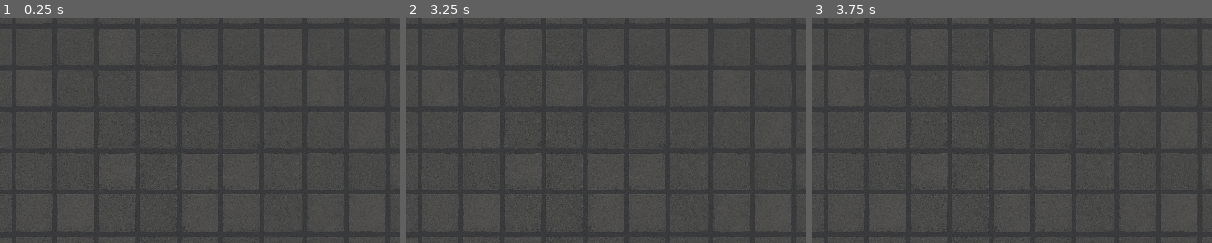
Above: before the commit, frames 1-3 (left to right).
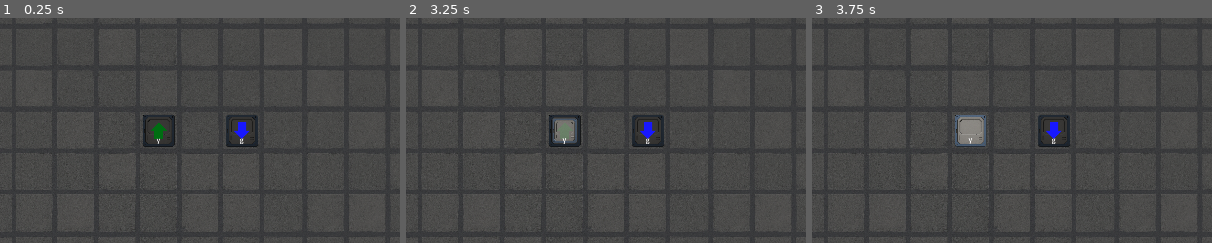
Above: after the commit, the same moments.

Repository: seriousdev-gh/automation-game
Game: Godot game, scene res://scenes/main.tscn
The game is run twice, just before and just after one commit, with the same random seed, the same clock (stepped at 60 frames per second) and the same inputs.
Inputs:
- Up to frame 1 (0.25 s): no input
- Up to frame 2 (3.25 s): click "Load" at 0.5 s; click "Save" at 1.25 s; click "Stop" at 2 s; click "Start" at 2.75 s
- Up to frame 3 (3.75 s): click "Start" at 3.5 s
The pictures show only the part of the screen within x 32-82%, y 12-62%; the shares and areas given below are measured in that part.

The runs differ from the first frame. In frame 1, 1.4% of the frame differs, in the area x 35-65%, y 43-58%; in frame 2, 1.6%; in frame 3, 1.7%.

Commit message:
add item inputs and outputs

Diff:
--- a/entities/assembler/assembler.tscn
+++ b/entities/assembler/assembler.tscn
@@ -10,7 +10,7 @@
 
 [sub_resource type="CircleShape2D" id="CircleShape2D_yngo0"]
 
-[node name="Assembler" type="Node2D"]
+[node name="Assembler" type="Node2D" groups=["saveable"]]
 z_index = 4
 script = ExtResource("1_wltfe")
 
--- a/entities/bot/bot.gd
+++ b/entities/bot/bot.gd
@@ -79,6 +79,7 @@
 		"grab": grab_item()
 		"release":
 			if held_item:
+				held_item.set_state_free()
 				held_item.snapToGrid()
 				held_item = null
 		"wait": pass
@@ -128,8 +129,12 @@
 	if !target:
 		return
 
+	if !target.is_free():
+		return
+
 	held_item = target
-	grab_rotation = global_rotation - target.global_rotation
+	grab_rotation = global_rotation - held_item.global_rotation
+	held_item.set_state_held()
 
 func _process(_delta):
 	if held_item:
--- a/entities/bot/bot.tscn
+++ b/entities/bot/bot.tscn
@@ -9,7 +9,7 @@
 [sub_resource type="CircleShape2D" id="CircleShape2D_x15n6"]
 radius = 41.1947
 
-[node name="bot" type="Node2D"]
+[node name="bot" type="Node2D" groups=["saveable"]]
 z_index = 5
 script = ExtResource("1_qpkb6")
 metadata/_edit_vertical_guides_ = [-50.0]
--- a/entities/item/item.gd
+++ b/entities/item/item.gd
@@ -1,9 +1,16 @@
 extends Node2D
+
+enum {Spawning,Free,Held}
 
 var attachedItems: Array[ItemAttachmentPoint] = []
 
 var starting_position: Vector2
 var starting_rotation: float
+var item_type: String
+var state
+
+# TODO: rename
+var tween_temp: Tween = null
 
 func kind() -> String:
 	return "items"
@@ -14,6 +21,8 @@
 func start_init() -> void:
 	starting_position = global_position.snapped(Vector2(100.0, 100.0))
 	starting_rotation = global_rotation
+	$Label.text = item_type
+	state = Spawning
 
 func reset() -> void:
 	global_position = starting_position
@@ -55,6 +64,43 @@
 	for item in attachedItems:
 		item.node.snapToGrid(updated)
 
+func animate_input(dt):
+	if tween_temp:
+		tween_temp.kill()
+
+	dt = dt * 0.8
+
+	var initial_scale = $Sprite.scale
+	var initial_modulate = $Sprite.modulate
+	$Sprite.scale = Vector2(0.04, 0.04)
+	$Sprite.modulate = Color(1.0, 1.0, 1.0, 0.5)
+	tween_temp = get_tree().create_tween()
+	tween_temp.tween_property($Sprite, "scale", initial_scale, dt)
+	tween_temp.parallel().tween_property($Sprite, "modulate", initial_modulate, dt)
+	tween_temp.tween_callback(set_state_free)
+
+func animate_output(dt):
+	if tween_temp:
+		tween_temp.kill()
+
+	dt = dt * 0.8
+
+	$Area2D.queue_free()
+
+	tween_temp = get_tree().create_tween()
+	tween_temp.tween_property($Sprite, "scale", Vector2(0.04, 0.04), dt)
+	tween_temp.parallel().tween_property($Sprite, "modulate", Color(1.0, 1.0, 1.0, 0.0), dt)
+	tween_temp.tween_callback(queue_free)
+
+func set_state_held():
+	state = Held
+
+func set_state_free():
+	state = Free
+
+func is_free() -> bool:
+	return state == Free
+
 func save():
 	# TODO: save attachedItems
 	return {
--- a/entities/item/item.tscn
+++ b/entities/item/item.tscn
@@ -10,15 +10,10 @@
 z_index = 10
 script = ExtResource("1_6woft")
 
-[node name="ItemCrate" type="Sprite2D" parent="."]
+[node name="Sprite" type="Sprite2D" parent="."]
 texture_filter = 2
 scale = Vector2(0.08, 0.08)
 texture = ExtResource("2_6woft")
-
-[node name="Polygon2D" type="Polygon2D" parent="."]
-z_index = 3
-position = Vector2(-5, -39)
-polygon = PackedVector2Array(0, 10, 10, 10, 10, 0, 0, 0)
 
 [node name="Area2D" type="Area2D" parent="." groups=["draggable", "dynamic_item", "joinable"]]
 collision_layer = 3
@@ -26,4 +21,12 @@
 [node name="CollisionShape2D" type="CollisionShape2D" parent="Area2D"]
 shape = SubResource("RectangleShape2D_f61xm")
 
+[node name="Label" type="Label" parent="."]
+offset_left = -20.0
+offset_top = 9.0
+offset_right = 20.0
+offset_bottom = 32.0
+text = "A"
+horizontal_alignment = 1
+
 [connection signal="area_entered" from="Area2D" to="." method="_on_area_2d_area_entered"]
--- /dev/null
+++ b/entities/item/item_output.gd
@@ -0,0 +1,42 @@
+extends Node2D
+
+@export var expected_item_kind: String
+
+func _ready() -> void:
+	start_init()
+
+func start_init():
+	$Label.text = expected_item_kind
+
+func reset():
+	pass
+
+func cycle(dt):
+	for area in $Area2D.get_overlapping_areas():
+		var node = area.get_parent()
+		if node.kind() != "items":
+			continue
+
+		if node.item_type == expected_item_kind && node.is_free():
+			node.animate_output(dt)
+
+func kind() -> String:
+	return "item_spawns"
+
+func snapToGrid():
+	global_position = global_position.snapped(Vector2(100.0, 100.0))
+
+func save():
+	return {
+		"filename" : get_scene_file_path(),
+		"parent" : get_parent().get_path(),
+		"pos_x" : position.x,
+		"pos_y" : position.y,
+		"rotation": rotation,
+		"expected_item_kind": expected_item_kind,
+	}
+
+
+func load_from(data):
+	expected_item_kind = data["expected_item_kind"]
+	start_init()
--- /dev/null
+++ b/entities/item/item_output.tscn
@@ -0,0 +1,34 @@
+[gd_scene load_steps=4 format=3 uid="uid://cdpdr0a2ygbau"]
+
+[ext_resource type="Script" uid="uid://jqkcxuqi6g40" path="res://entities/item/item_output.gd" id="1_6feh6"]
+[ext_resource type="Texture2D" uid="uid://yiosajlnn273" path="res://entities/item/panel.png" id="1_avegn"]
+
+[sub_resource type="RectangleShape2D" id="RectangleShape2D_avegn"]
+size = Vector2(71, 72)
+
+[node name="ItemOutput" type="Node2D" groups=["item_outputs", "saveable"]]
+script = ExtResource("1_6feh6")
+
+[node name="Panel" type="Sprite2D" parent="."]
+modulate = Color(0.41, 0.41, 0.41, 1)
+scale = Vector2(0.08, 0.08)
+texture = ExtResource("1_avegn")
+
+[node name="Polygon2D" type="Polygon2D" parent="."]
+rotation = 3.14159
+color = Color(0.0954051, 0.098023, 1, 1)
+polygon = PackedVector2Array(-10, 20, 10, 20, 10, 0, 20, 0, 0, -20, -20, 0, -10, 0)
+
+[node name="Area2D" type="Area2D" parent="." groups=["draggable"]]
+visible = false
+
+[node name="CollisionShape2D" type="CollisionShape2D" parent="Area2D"]
+shape = SubResource("RectangleShape2D_avegn")
+
+[node name="Label" type="Label" parent="."]
+offset_left = -20.0
+offset_top = 10.0
+offset_right = 20.0
+offset_bottom = 33.0
+text = "B"
+horizontal_alignment = 1
--- a/entities/item/item_spawn.gd
+++ b/entities/item/item_spawn.gd
@@ -1,19 +1,25 @@
 extends Node2D
 
 @export var item_scene: PackedScene
+@export var item_kind: String # TODO: rename to something else
+
+func _ready() -> void:
+	start_init()
 
 func start_init():
-	pass
+	$Label.text = item_kind
 
 func reset():
 	pass
 
-func cycle(_dt):
+func cycle(dt):
 	if $Area2D.get_overlapping_areas().is_empty():
 		var new_node = item_scene.instantiate()
 		new_node.global_position = global_position
 		new_node.global_rotation = global_rotation
+		new_node.item_type = item_kind
 		get_tree().get_root().get_node("main/items").add_child(new_node)
+		new_node.animate_input(dt)
 
 func kind() -> String:
 	return "item_spawns"
@@ -29,7 +35,10 @@
 		"pos_y" : position.y,
 		"rotation": rotation,
 		"item_scene" : item_scene.get_path(),
+		"item_kind": item_kind,
 	}
 
 func load_from(data):
 	item_scene = load(data["item_scene"])
+	item_kind = data["item_kind"]
+	start_init()
--- a/entities/item/item_spawn.tscn
+++ b/entities/item/item_spawn.tscn
@@ -6,7 +6,7 @@
 [sub_resource type="RectangleShape2D" id="RectangleShape2D_r8n5a"]
 size = Vector2(71, 72)
 
-[node name="ItemSpawn" type="Node2D"]
+[node name="ItemSpawn" type="Node2D" groups=["item_inputs", "saveable"]]
 z_index = 1
 script = ExtResource("1_r8n5a")
 
@@ -15,7 +15,20 @@
 scale = Vector2(0.08, 0.08)
 texture = ExtResource("1_ds6p5")
 
+[node name="Polygon2D" type="Polygon2D" parent="."]
+color = Color(0, 0.43, 0.0716666, 1)
+polygon = PackedVector2Array(-10, 20, 10, 20, 10, 0, 20, 0, 0, -20, -20, 0, -10, 0)
+
 [node name="Area2D" type="Area2D" parent="." groups=["draggable"]]
+visible = false
 
 [node name="CollisionShape2D" type="CollisionShape2D" parent="Area2D"]
 shape = SubResource("RectangleShape2D_r8n5a")
+
+[node name="Label" type="Label" parent="."]
+offset_left = -20.0
+offset_top = 10.0
+offset_right = 20.0
+offset_bottom = 33.0
+text = "A"
+horizontal_alignment = 1
--- /dev/null
+++ b/levels/level1.tscn
@@ -0,0 +1,16 @@
+[gd_scene load_steps=4 format=3 uid="uid://dex7htgvjf0wv"]
+
+[ext_resource type="PackedScene" uid="uid://b7liicvn3jssj" path="res://entities/item/item_spawn.tscn" id="1_sjb42"]
+[ext_resource type="PackedScene" uid="uid://dl7of4uhgf2xp" path="res://entities/item/item.tscn" id="2_b3oru"]
+[ext_resource type="PackedScene" uid="uid://cdpdr0a2ygbau" path="res://entities/item/item_output.tscn" id="2_pdtm5"]
+
+[node name="Level1" type="Node2D"]
+
+[node name="ItemSpawn" parent="." instance=ExtResource("1_sjb42")]
+position = Vector2(-50, 50)
+item_scene = ExtResource("2_b3oru")
+item_kind = "γ"
+
+[node name="ItemOutput" parent="." instance=ExtResource("2_pdtm5")]
+position = Vector2(150, 50)
+expected_item_kind = "g"
--- a/project.godot
+++ b/project.godot
@@ -29,3 +29,21 @@
 
 draggable=""
 dynamic_item="Items that could move and collide. COllision between two dynamic items is not allowed."
+item_inputs="Objects that generate items"
+item_outputs="Objects that consume items"
+saveable=""
+
+[input]
+
+rotate_cw={
+"deadzone": 0.2,
+"events": [Object(InputEventKey,"resource_local_to_scene":false,"resource_name":"","device":-1,"window_id":0,"alt_pressed":false,"shift_pressed":false,"ctrl_pressed":false,"meta_pressed":false,"pressed":false,"keycode":0,"physical_keycode":69,"key_label":0,"unicode":101,"location":0,"echo":false,"script":null)
+, Object(InputEventMouseButton,"resource_local_to_scene":false,"resource_name":"","device":-1,"window_id":0,"alt_pressed":false,"shift_pressed":false,"ctrl_pressed":false,"meta_pressed":false,"button_mask":16,"position":Vector2(434, 33),"global_position":Vector2(453, 129),"factor":1.0,"button_index":5,"canceled":false,"pressed":true,"double_click":false,"script":null)
+]
+}
+rotate_ccw={
+"deadzone": 0.2,
+"events": [Object(InputEventKey,"resource_local_to_scene":false,"resource_name":"","device":-1,"window_id":0,"alt_pressed":false,"shift_pressed":false,"ctrl_pressed":false,"meta_pressed":false,"pressed":false,"keycode":0,"physical_keycode":81,"key_label":0,"unicode":113,"location":0,"echo":false,"script":null)
+, Object(InputEventMouseButton,"resource_local_to_scene":false,"resource_name":"","device":-1,"window_id":0,"alt_pressed":false,"shift_pressed":false,"ctrl_pressed":false,"meta_pressed":false,"button_mask":8,"position":Vector2(996, 45),"global_position":Vector2(1015, 141),"factor":1.0,"button_index":4,"canceled":false,"pressed":true,"double_click":false,"script":null)
+]
+}
--- a/scenes/main.gd
+++ b/scenes/main.gd
@@ -160,8 +160,15 @@
 		if dragged_node.has_method("updateAttachedTransformsSelf"):
 			dragged_node.updateAttachedTransformsSelf()
 
+		if Input.is_action_just_pressed("rotate_ccw"):
+			dragged_node.rotation_degrees -= 90
+
+		if Input.is_action_just_pressed("rotate_cw"):
+			dragged_node.rotation_degrees += 90
+
 	if selected_node:
 		$Selection.global_position = selected_node.global_position + Vector2.UP * 50
+
 
 
 func _on_code_edit_text_changed() -> void:
@@ -202,58 +209,12 @@
 
 func _on_save_button_pressed() -> void:
 	if Globals.is_stopped():
-		save_game("level")
-
-func save_game(file: String):
-	var content = []
-
-	for node in simulation_nodes():
-		if node.scene_file_path.is_empty():
-			print("persistent node '%s' is not an instanced scene, skipped" % node.name)
-			continue
-		var node_data = node.call("save")
-		var json_string = JSON.stringify(node_data)
-		content.push_back(json_string)
-
-	var save_file = FileAccess.open("user://" + file + ".json", FileAccess.WRITE)
-
-	for line in content:
-		save_file.store_line(line)
-
-func load_game(file: String):
-	var path = "user://" + file + ".json"
-	if not FileAccess.file_exists(path):
-		print("Savefile not found. Path: ", path)
-		return # Error! We don't have a save to load.
-
-	for node in simulation_nodes():
-		node.queue_free()
-
-	var save_file = FileAccess.open(path, FileAccess.READ)
-	while save_file.get_position() < save_file.get_length():
-		var json_string = save_file.get_line()
-		var json = JSON.new()
-		var parse_result = json.parse(json_string)
-		if not parse_result == OK:
-			print("JSON Parse Error: ", json.get_error_message(), " in ", json_string, " at line ", json.get_error_line())
-			continue
-
-		var node_data = json.data
-
-		var new_object = load(node_data["filename"]).instantiate()
-		get_node(node_data["parent"]).add_child(new_object)
-		new_object.position = Vector2(node_data["pos_x"], node_data["pos_y"])
-		new_object.rotation = node_data["rotation"]
-
-		if new_object.has_method("load_from"):
-			new_object.load_from(node_data)
-
-func simulation_nodes():
-	return $bots.get_children() + $items.get_children() + $machines.get_children() + $item_spawns.get_children()
+		SaveGame.run(self, "level")
+
 
 func _on_load_button_pressed() -> void:
 	if Globals.is_stopped():
-		load_game("level")
+		LoadGame.run(self, "level")
 		deselect()
 		update_selection()
 
--- a/scenes/main.tscn
+++ b/scenes/main.tscn
@@ -7,6 +7,7 @@
 [ext_resource type="PackedScene" uid="uid://dl7of4uhgf2xp" path="res://entities/item/item.tscn" id="4_jyhfs"]
 [ext_resource type="PackedScene" uid="uid://y5q4m88qj0bl" path="res://scenes/selection.tscn" id="4_tbgi4"]
 [ext_resource type="Texture2D" uid="uid://yiosajlnn273" path="res://entities/item/panel.png" id="4_tefeu"]
+[ext_resource type="PackedScene" uid="uid://dex7htgvjf0wv" path="res://levels/level1.tscn" id="4_trceg"]
 [ext_resource type="Texture2D" uid="uid://b22ph5k10i6nu" path="res://entities/bot/robot_front.png" id="5_o6xl0"]
 [ext_resource type="Script" uid="uid://c65lrkaoq4xr3" path="res://scripts/create.gd" id="5_tefeu"]
 [ext_resource type="PackedScene" uid="uid://b7liicvn3jssj" path="res://entities/item/item_spawn.tscn" id="6_choun"]
@@ -75,6 +76,11 @@
 
 [node name="item_spawns" type="Node" parent="."]
 unique_name_in_owner = true
+
+[node name="level" type="Node" parent="."]
+
+[node name="Level1" parent="level" instance=ExtResource("4_trceg")]
+position = Vector2(1050, 350)
 
 [node name="Selection" parent="." instance=ExtResource("4_tbgi4")]
 z_index = 100
--- a/scenes/main_timer.gd
+++ b/scenes/main_timer.gd
@@ -1,9 +1,15 @@
 extends Timer
 
 func _on_cycle_timer_timeout() -> void:
-	for item_spawn in %item_spawns.get_children():
-		item_spawn.cycle(wait_time)
+	var item_inputs = get_tree().get_nodes_in_group("item_inputs")
+	for item_input in item_inputs:
+		item_input.cycle(wait_time)
+
 	for machine in %machines.get_children():
 		machine.cycle(wait_time)
 	for bot in %bots.get_children():
 		bot.cycle(wait_time)
+
+	var item_outputs = get_tree().get_nodes_in_group("item_outputs")
+	for item_output in item_outputs:
+		item_output.cycle(wait_time)
--- /dev/null
+++ b/scripts/load_game.gd
@@ -0,0 +1,29 @@
+class_name LoadGame
+
+static func run(main: Node, file: String):
+	var path = "user://" + file + ".json"
+	if not FileAccess.file_exists(path):
+		print("Savefile not found. Path: ", path)
+		return # Error! We don't have a save to load.
+
+	for node in main.get_tree().get_nodes_in_group("saveable"):
+		node.queue_free()
+
+	var save_file = FileAccess.open(path, FileAccess.READ)
+	while save_file.get_position() < save_file.get_length():
+		var json_string = save_file.get_line()
+		var json = JSON.new()
+		var parse_result = json.parse(json_string)
+		if not parse_result == OK:
+			print("JSON Parse Error: ", json.get_error_message(), " in ", json_string, " at line ", json.get_error_line())
+			continue
+
+		var node_data = json.data
+
+		var new_object = load(node_data["filename"]).instantiate()
+		main.get_node(node_data["parent"]).add_child(new_object)
+		new_object.position = Vector2(node_data["pos_x"], node_data["pos_y"])
+		new_object.rotation = node_data["rotation"]
+
+		if new_object.has_method("load_from"):
+			new_object.load_from(node_data)
--- /dev/null
+++ b/scripts/save_game.gd
@@ -0,0 +1,17 @@
+class_name SaveGame
+
+static func run(main: Node, file: String):
+	var content = []
+
+	for node in main.get_tree().get_nodes_in_group("saveable"):
+		if node.scene_file_path.is_empty():
+			print("persistent node '%s' is not an instanced scene, skipped" % node.name)
+			continue
+		var node_data = node.call("save")
+		var json_string = JSON.stringify(node_data)
+		content.push_back(json_string)
+
+	var save_file = FileAccess.open("user://" + file + ".json", FileAccess.WRITE)
+
+	for line in content:
+		save_file.store_line(line)
Not shown, added: entities/item/item_output.gd.uid
Not shown: 1 places in scenes/main.tscn that only renumber resources
Not shown, added: scripts/load_game.gd.uid
Not shown, added: scripts/save_game.gd.uid
